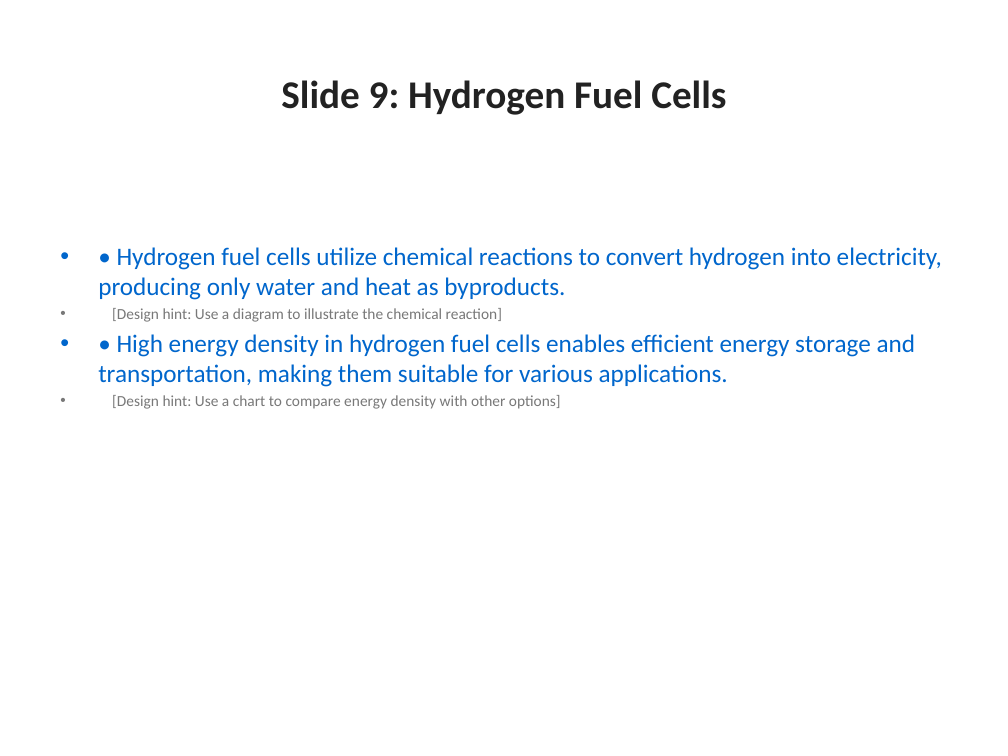
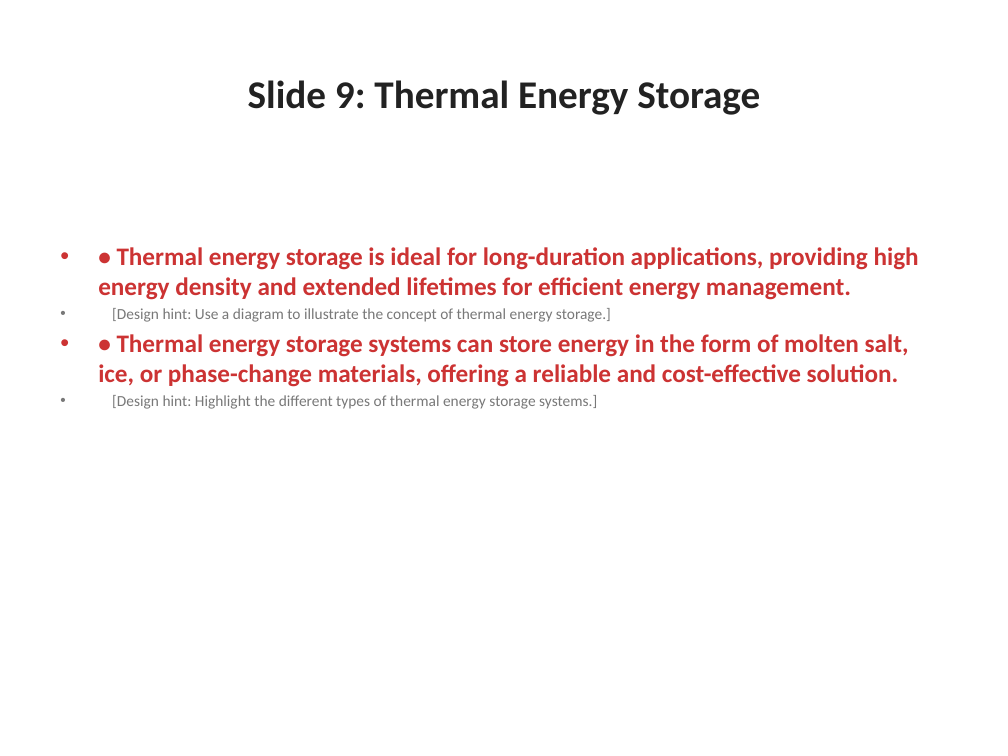
Before and after one commit to the-developer-306/contextual_ai_presentation_orchestrator, a slide deck: slide 9 of generated_ppt/AI_Presentation.pptx. Drawn at 1008x756 pixels with LibreOffice and Linux fonts; fonts in the diff are those of the drawing. Boxes give left, top, right and bottom in pixels: in the first picture for what was removed or moved away, otherwise in the second. Text is boxed around its words. In the diff, an @@ line names an element or a change of style, - is before the commit and + after.

```diff
--- a/generated_ppt/AI_Presentation.pptx
+++ b/generated_ppt/AI_Presentation.pptx
@@ title at [248,80,760,115]: text changed @@
-Slide 9: Hydrogen Fuel Cells
+Slide 9: Thermal Energy Storage
@@ text at [98,247,919,409]: text changed; text colour #0066CC to #CC3333; bold on @@
-• • Hydrogen fuel cells utilize chemical reactions to convert hydrogen into electricity, producing only water and heat as byproducts.
-• [Design hint: Use a diagram to illustrate the chemical reaction]
-• • High energy density in hydrogen fuel cells enables efficient energy storage and transportation, making them suitable for various applications.
-• [Design hint: Use a chart to compare energy density with other options]
+• • Thermal energy storage is ideal for long-duration applications, providing high energy density and extended lifetimes for efficient energy management.
+• [Design hint: Use a diagram to illustrate the concept of thermal energy storage.]
+• • Thermal energy storage systems can store energy in the form of molten salt, ice, or phase-change materials, offering a reliable and cost-effective solution.
+• [Design hint: Highlight the different types of thermal energy storage systems.]
```
Also in this commit, not shown: 14 other slides changed, 3 other files.
